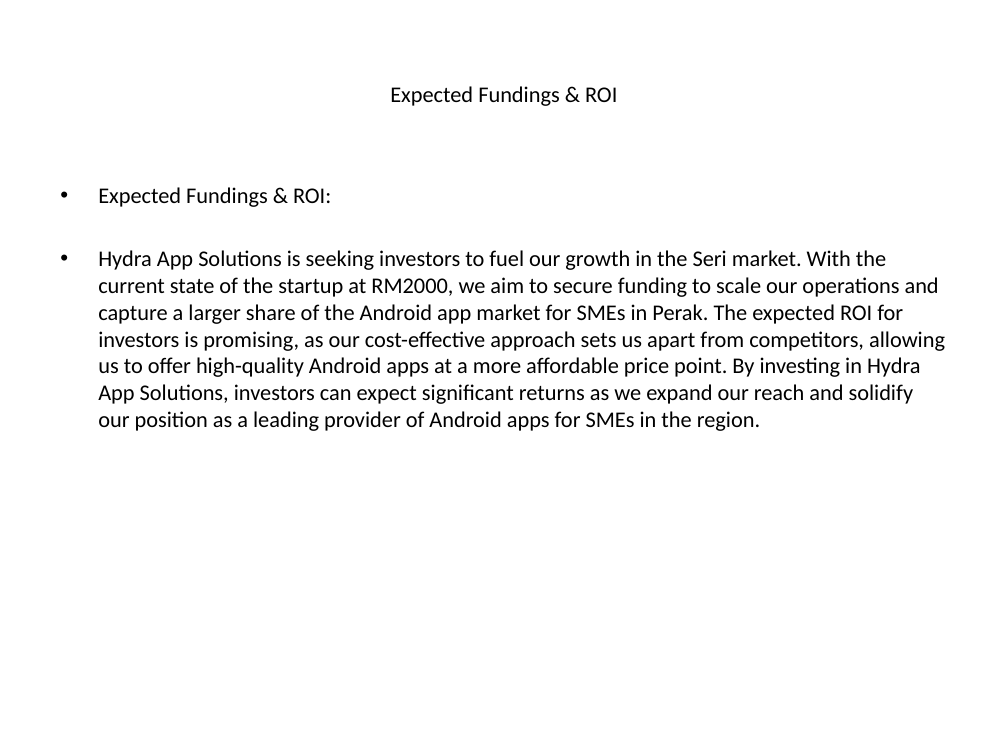
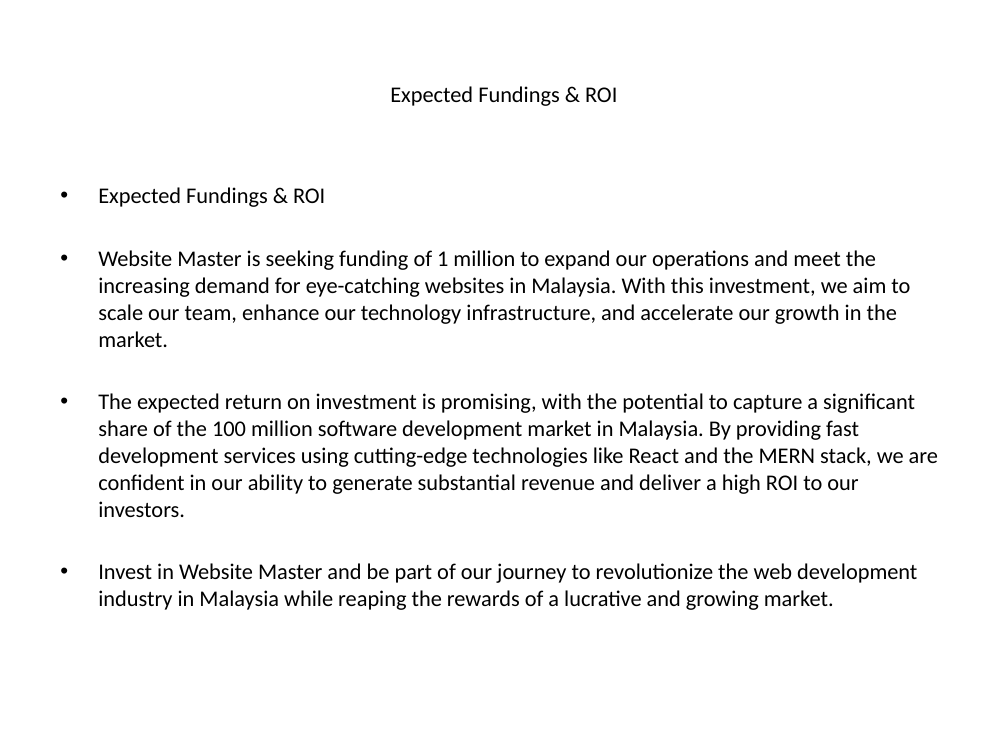
Before and after one commit to luhouyang/cantimagine, a slide deck: slide 6 of generated_ppt/_presentation.pptx. Drawn at 1008x756 pixels with LibreOffice and Linux fonts; fonts in the diff are those of the drawing. Boxes give left, top, right and bottom in pixels: in the first picture for what was removed or moved away, otherwise in the second. Text is boxed around its words. In the diff, an @@ line names an element or a change of style, - is before the commit and + after.

```diff
--- a/generated_ppt/_presentation.pptx
+++ b/generated_ppt/_presentation.pptx
@@ text at [98,187,938,610]: text changed @@
-• Expected Fundings & ROI:
-• Hydra App Solutions is seeking investors to fuel our growth in the Seri market. With the current state of the startup at RM2000, we aim to secure funding to scale our operations and capture a larger share of the Android app market for SMEs in Perak. The expected ROI for investors is promising, as our cost-effective approach sets us apart from competitors, allowing us to offer high-quality Android apps at a more affordable price point. By investing in Hydra App Solutions, investors can expect significant returns as we expand our reach and solidify our position as a leading provider of Android apps for SMEs in the region.
+• Expected Fundings & ROI
+• Website Master is seeking funding of 1 million to expand our operations and meet the increasing demand for eye-catching websites in Malaysia. With this investment, we aim to scale our team, enhance our technology infrastructure, and accelerate our growth in the market.
+• The expected return on investment is promising, with the potential to capture a significant share of the 100 million software development market in Malaysia. By providing fast development services using cutting-edge technologies like React and the MERN stack, we are confident in our ability to generate substantial revenue and deliver a high ROI to our investors.
+• Invest in Website Master and be part of our journey to revolutionize the web development industry in Malaysia while reaping the rewards of a lucrative and growing market.
```
Also in this commit, not shown: 4 other slides changed, 1 other file.
